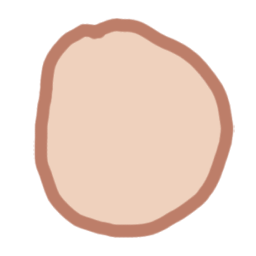
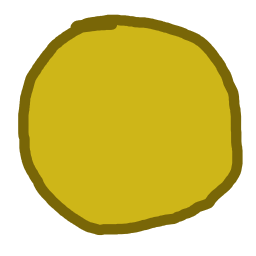
Two versions of the same layered image (256 × 256). Layer-by-layer changes:
removed layer "Layer 3" over (24, 14, 243, 238)
removed layer "Layer 4" over (24, 19, 243, 238)
added layer "Layer 5" above "Layer 6" over (18, 14, 243, 238)
added layer "Layer 6" over (18, 14, 243, 238)
